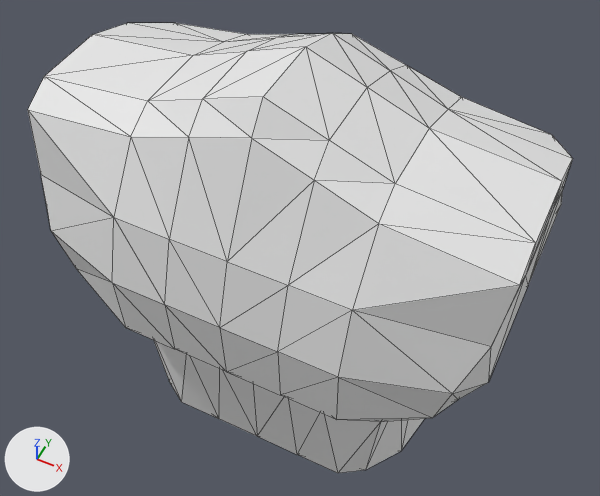
Two versions of the OBJ model resources/enemy/Body.obj, one commit apart.
Before and after are seen from a camera (50 mm lens) standing at (0.385, -0.918, 1.299) and looking at (-0.004, -0.139, 0.326). The axes (+X, +Y, +Z) are drawn at lower left. The lights are the same throughout. Mesh edges are drawn as thin lines. Where no turn or scale is listed for an object, it has been applied to the vertices.

Objects in the first picture: '立方体.001'.
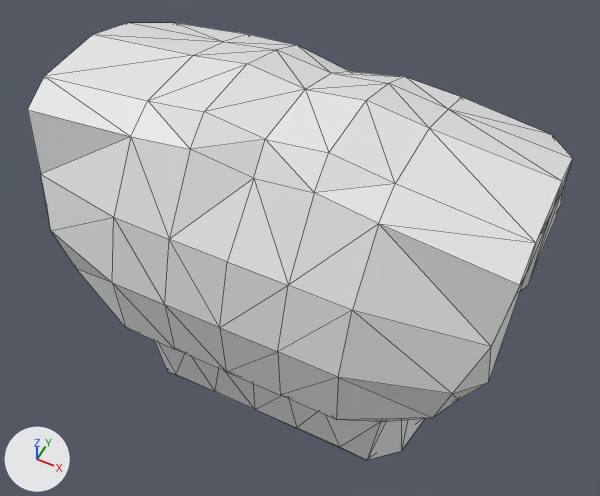
What the commit changed:
me_立方体_001 has 135 vertices, 266 faces and spans x -0.342..0.342, y -0.383..0.154, z -0.006..0.694.
me_立方体_001 is used by ob_立方体_001; location (0.0, 0.0, 0.0).
Before the commit, vertices of me_立方体_001: 9 (0.0, -0.312, 0.015) at pixel (257, 436), 41 (0.153, -0.312, 0.015) at pixel (337, 473), 70 (0.076, -0.312, 0.015) at pixel (296, 454), 101 (-0.153, -0.312, 0.015) at pixel (181, 401), 130 (-0.076, -0.312, 0.015) at pixel (218, 418).
me_立方体_001 part 1: all 5 vertices in x 0.0, y -0.274..0.016, z 0.625..0.694 are moved by (0.0, 0.0, -0.065).
me_立方体_001 part 2: all 5 vertices in x -0.085, y -0.281..0.016, z 0.599..0.661 are moved by (0.0, 0.0, -0.02).
me_立方体_001 part 3: all 5 vertices in x 0.085, y -0.281..0.016, z 0.599..0.661 are moved by (0.0, 0.0, -0.02).
Part 4, on me_立方体_001:
Vertices 9, 41, 70, 101, 130 of me_立方体_001 move by (0.0, 0.0, 0.089).
Vertex 40 of me_立方体_001 moves from (0.192, -0.289, 0.019) at pixel (365, 470) to (0.192, -0.289, 0.053) at pixel (366, 460).
Vertex 100 of me_立方体_001 moves from (-0.192, -0.289, 0.019) at pixel (169, 381) to (-0.192, -0.289, 0.053) at pixel (167, 371).

Pixel boxes [x1, y1, x2, y2] of what changed, in the pictures (600 x 496 px; the box of a moved part takes in the faces that stretch with it):
'立方体.001', reshaped
    before: [28, 23, 573, 473]
    after: [28, 23, 573, 460]
part 1 of me_立方体_001, moved or reshaped (not visible before)
    after: [170, 179, 288, 285]
part 2 of me_立方体_001, moved or reshaped
    before: [131, 33, 332, 261]
    after: [131, 34, 350, 239]
part 3 of me_立方体_001, moved or reshaped
    before: [227, 33, 462, 285]
    after: [254, 72, 462, 285]
part 4 of me_立方体_001, moved or reshaped
    before: [154, 340, 401, 473]
    after: [154, 340, 401, 460]
